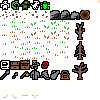
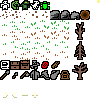
Two versions of the same layered image (w=100, h=100). Layer-by-layer changes:
painted on "tileset.png" over (x1=51, y1=61, x2=60, y2=69)
